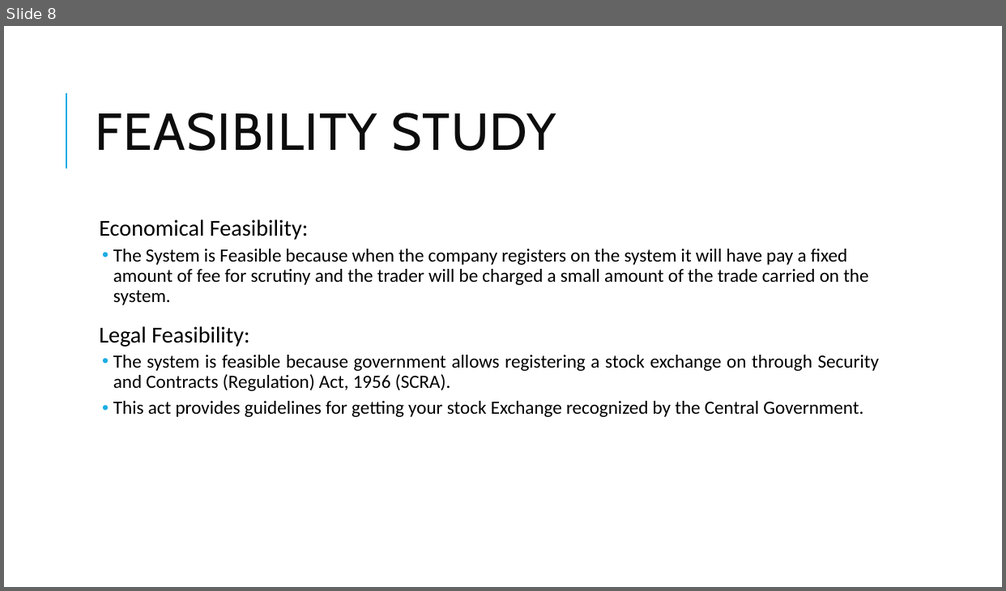
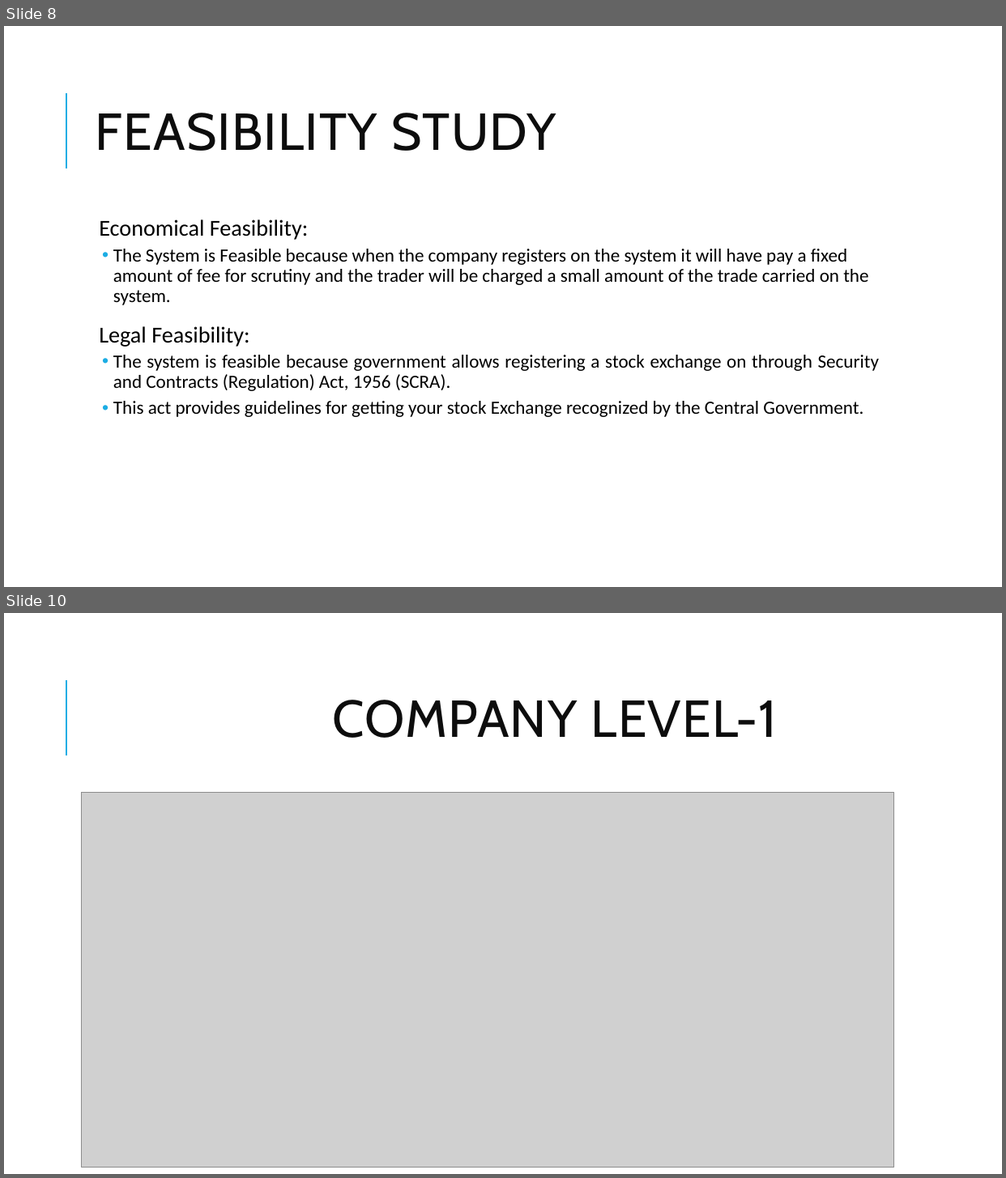
Before and after one commit to shreypateliya/Virtual-Stock-Market, a slide deck: Virtual Stock Market.pptx. Shown one above the other, each under a label of ours: slide 8 before the commit, slides 8 and 10 after it; the slides between them are not shown. The pictures are 1006x591 and 1006x1178 pixels, drawn with LibreOffice and Linux fonts; fonts in the diff are those of the drawing; grey boxes stand for pictures. Boxes give left, top, right and bottom in pixels: in the first picture for what was removed or moved away, otherwise in the second. Text is boxed around its words. In the diff, an @@ line names an element or a change of style, - is before the commit and + after.

```diff
--- a/Virtual Stock Market.pptx
+++ b/Virtual Stock Market.pptx
@@ slide 10 added at bbox=[4, 613, 1002, 1174], background #FFFFFF; not listed: 1 template element that a slide beside it also shows @@
@@ title added at bbox=[333, 700, 777, 738], 50 pt, text #0D0D0D @@
+COMPANY LEVEL-1
@@ picture added at bbox=[82, 793, 894, 1168] @@
```
Also in this commit, not shown: 11 other slides added.
